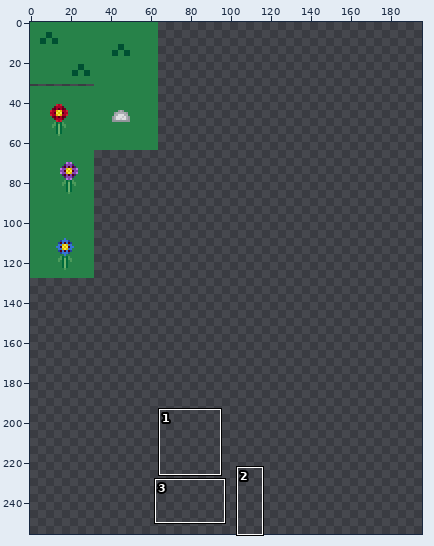
One commit to this pixel-art file: Graphics/Exterior/world_map_spritesheet.aseprite. Above: a wide view before the commit, with the close-up outlined.
Close-up. The starting point:
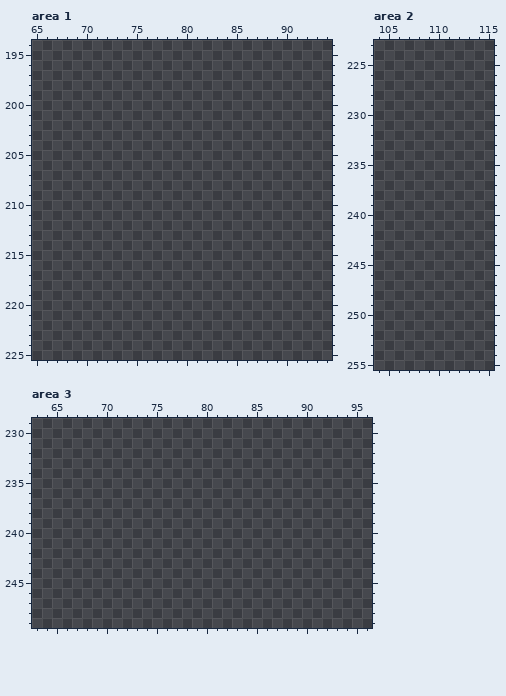
256x256 pixels, 1 frame. Shown: area 1: x 65..94, y 194..225; area 2: x 104..115, y 223..255; area 3: x 63..96, y 229..249. The wide view leaves out empty margins. The commit also changed other parts of the picture, which this record leaves out.
New version:
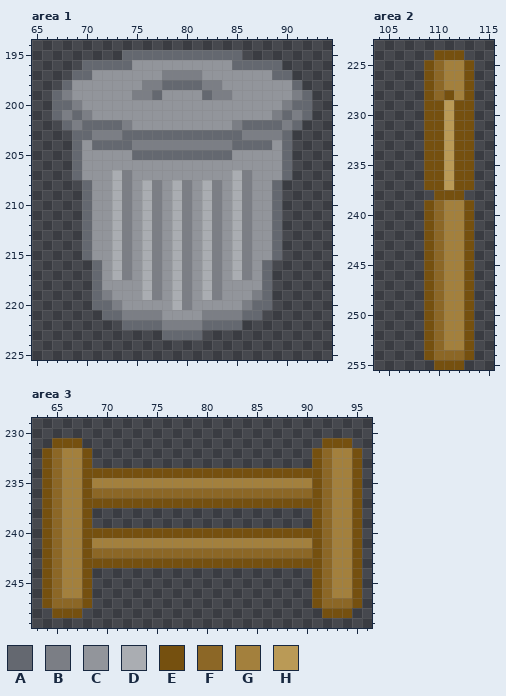
Palette (. is transparent): A #646870  B #7b7e85  C #92959b  D #aaadb2  E #75500f  F #8c6726  G #a3803d  H #ba9a56
Edits made:
Changed rows in their new state; - is an unchanged pixel.
Area 1:
first column x 67:
195 -------AAAAAAAAAAAA-------
196 ---AAAAACCCCCCCCCCAAAAA---
197 --AACCCCCCCBBBBCCCCCCCAA--
198 -ACCCCCCCBBAAAABBCCCCCCCA-
199 ABCCCCCCBBACCCCABBCCCCCCBA
200 AABCCCCCCCCCCCCCCCCCCCCBAA
201 ABABCCCCCCCCCCCCCCCCCCBABA
202 -ABAAAABCCCCCCCCCCBAAAABA-
203 --AABBBAAAAAAAAAAAABBBBA--
204 --ACAAAABBBBBBBBBBAAAACA--
205 --ACCCCCAAAAAAAAAACCCCCA--
206 --ACCCCCCCCCCCCCCCCCCCCA--
207 --ACCCDBCCCCCCCCCCDBCCCA--
208 ---ACCDBCDBCDBCDBCDBCCA---
209 ---ACCDBCDBCDBCDBCDBCCA---
210 ---ACCDBCDBCDBCDBCDBCCA---
211 ---ACCDBCDBCDBCDBCDBCCA---
212 ---ACCDBCDBCDBCDBCDBCCA---
213 ---ACCDBCDBCDBCDBCDBCCA---
214 ---ACCDBCDBCDBCDBCDBCCA---
215 ---ACCDBCDBCDBCDBCDBCCA---
216 ----ACDBCDBCDBCDBCDBCA----
217 ----ACDBCDBCDBCDBCDBCA----
218 ----ACCCCDBCDBCDBCCCCA----
219 ----ABCCCDBCDBCDBCCCBA----
220 ----AABCCCCCDBCCCCCBAA----
221 -----AABBBBCCCCBBBBAA-----
222 -------AAAABBBBAAAA-------
223 -----------AAAA-----------
Area 2:
first column x 109:
224 -EEE-
225 EFGGE
226 EFGGE
227 EFGGE
228 EFEGE
229 EEHEE
230 EEHEE
231 EEHEE
232 EEHEE
233 EEHEE
234 EEHEE
235 EEHEE
236 EEHEE
237 EEHEE
238 -EEE-
239 EFGGE
240 EFGGE
241 EFGGE
242 EFGGE
243 EFGGE
244 EFGGE
245 EFGGE
246 EFGGE
247 EFGGE
248 EFGGE
249 EFGGE
250 EFGGE
251 EFGGE
252 EFGGE
253 EFGGE
254 EFFFE
255 -EEE-
Area 3:
first column x 64:
231 -EEE------------------------EEE-
232 EFGGE----------------------EFGGE
233 EFGGE----------------------EFGGE
234 EFGGEEEEEEEEEEEEEEEEEEEEEEEEFGGE
235 EFGGEGGGGGGGGGGGGGGGGGGGGGGEFGGE
236 EFGGEFFFFFFFFFFFFFFFFFFFFFFEFGGE
237 EFGGEEEEEEEEEEEEEEEEEEEEEEEEFGGE
238 EFGGE----------------------EFGGE
239 EFGGE----------------------EFGGE
240 EFGGEEEEEEEEEEEEEEEEEEEEEEEEFGGE
241 EFGGEGGGGGGGGGGGGGGGGGGGGGGEFGGE
242 EFGGEFFFFFFFFFFFFFFFFFFFFFFEFGGE
243 EFGGEEEEEEEEEEEEEEEEEEEEEEEEFGGE
244 EFGGE----------------------EFGGE
245 EFGGE----------------------EFGGE
246 EFGGE----------------------EFGGE
247 EFFFE----------------------EFFFE
248 -EEE------------------------EEE-
